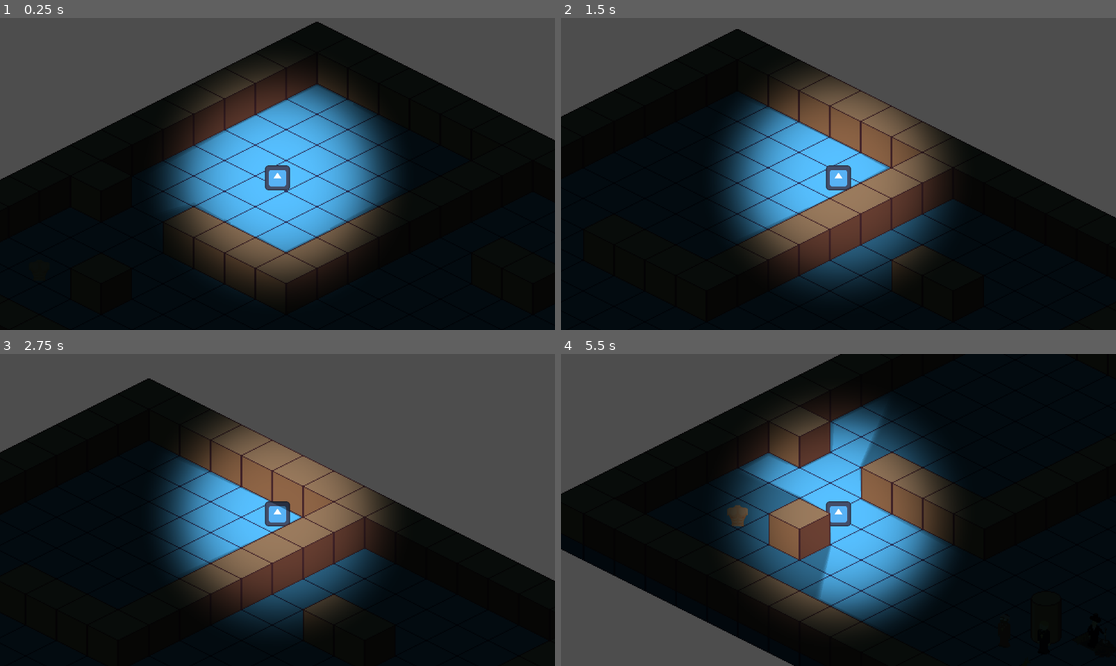
Above: before the commit, frames 1-4 (two rows, left to right).
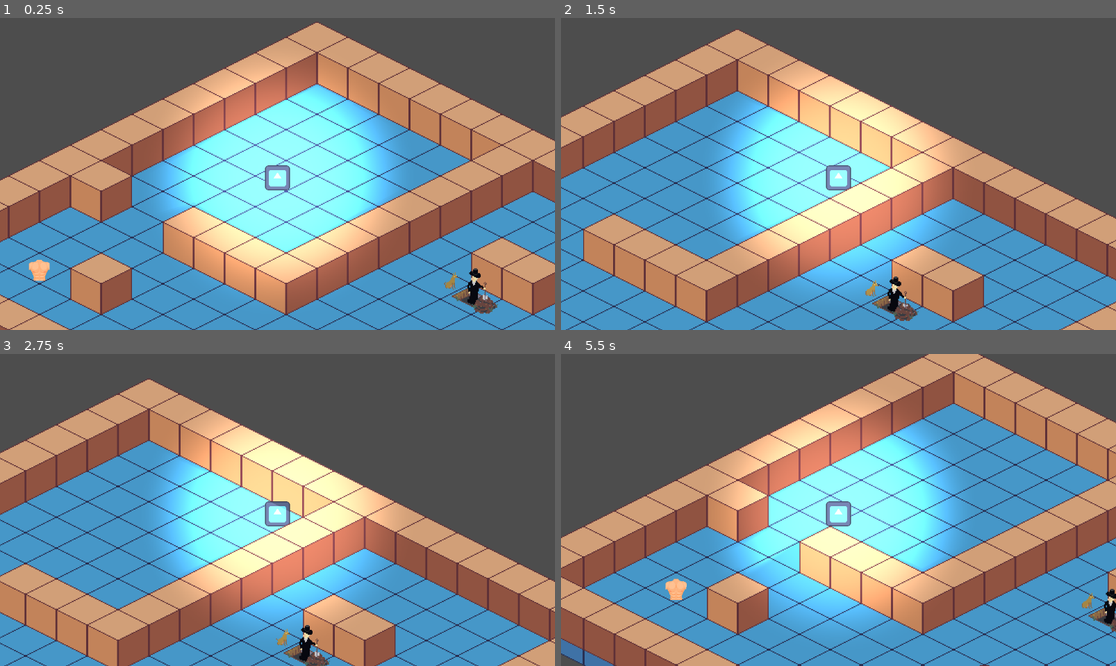
Above: after the commit, the same moments.

Repository: ekaktusz/screamjam2024
Game: Godot game, scene res://Scenes/main.tscn
Two runs of this game, one before a commit and one after it. Both use one fixed random seed, a clock stepped at 60 frames per second and the inputs below. The engine's default icon, where the game draws it, is replaced by a stand-in: a white triangle on a blue panel in a dark square.
Inputs:
- Up to frame 1 (0.25 s): no input
- Up to frame 2 (1.5 s): tap Enter at 0.5 s; hold Right (ui_right) 0.53-1.28 s; hold E (interact) 0.53-1.28 s; hold Down (ui_down) from 1.28 s (still down); tap E (interact) at 1.35 s
- Up to frame 3 (2.75 s): tap Space at 2 s; release Down (ui_down) at 2.03 s; hold Right (ui_right) from 2.03 s (still down); hold E (interact) from 2.03 s (still down)
- Up to frame 4 (5.5 s): tap Enter at 2.75 s; release Right (ui_right) at 2.78 s; release E (interact) at 2.78 s; hold Up (ui_up) 2.78-3.53 s; tap E (interact) at 2.85, 4.35 s; hold E (interact) 3.53-4.28 s; hold Left (ui_left) 3.53-5.03 s; hold Down (ui_down) from 5.03 s (still down); hold E (interact) from 5.03 s (still down)

The runs differ from the first frame. In frame 1, 76% of the frame differs, in the area x 0-100%, y 1-100%; in frame 2, 71%; in frame 3, 65%; in frame 4, 88%, in the area x 0-100%, y 0-100%.

Commit message:
Animation made custom for non-talking NPC as well. Minister boy added.

Diff:
--- a/Scenes/NPC/non_talking_npc.tscn
+++ b/Scenes/NPC/non_talking_npc.tscn
@@ -1,48 +1,10 @@
-[gd_scene load_steps=6 format=3 uid="uid://bxiwono6ohhtn"]
+[gd_scene load_steps=3 format=3 uid="uid://bxiwono6ohhtn"]
 
 [ext_resource type="Texture2D" uid="uid://qwhpiuhl600w" path="res://Scenes/NPC/kutya_sheet.png" id="1_1ad4a"]
 
 [sub_resource type="CapsuleShape2D" id="CapsuleShape2D_66wi0"]
 radius = 6.0
 height = 34.0
-
-[sub_resource type="Animation" id="Animation_0n7u0"]
-resource_name = "Idle"
-length = 2.0
-loop_mode = 1
-tracks/0/type = "value"
-tracks/0/imported = false
-tracks/0/enabled = true
-tracks/0/path = NodePath("Sprite2D:frame")
-tracks/0/interp = 1
-tracks/0/loop_wrap = true
-tracks/0/keys = {
-"times": PackedFloat32Array(0, 2),
-"transitions": PackedFloat32Array(1, 1),
-"update": 0,
-"values": [0, 27]
-}
-
-[sub_resource type="Animation" id="Animation_3n281"]
-length = 0.001
-tracks/0/type = "value"
-tracks/0/imported = false
-tracks/0/enabled = true
-tracks/0/path = NodePath("Sprite2D:frame")
-tracks/0/interp = 1
-tracks/0/loop_wrap = true
-tracks/0/keys = {
-"times": PackedFloat32Array(0),
-"transitions": PackedFloat32Array(1),
-"update": 1,
-"values": [0]
-}
-
-[sub_resource type="AnimationLibrary" id="AnimationLibrary_vsnib"]
-_data = {
-"Idle": SubResource("Animation_0n7u0"),
-"RESET": SubResource("Animation_3n281")
-}
 
 [node name="NonTalkingNPC" type="CharacterBody2D"]
 z_index = 1
@@ -56,9 +18,3 @@
 [node name="CollisionShape2D" type="CollisionShape2D" parent="."]
 position = Vector2(-1, 0)
 shape = SubResource("CapsuleShape2D_66wi0")
-
-[node name="DogAnimation" type="AnimationPlayer" parent="."]
-libraries = {
-"": SubResource("AnimationLibrary_vsnib")
-}
-autoplay = "Idle"
--- a/Scenes/main.tscn
+++ b/Scenes/main.tscn
@@ -7,8 +7,9 @@
 [ext_resource type="Texture2D" uid="uid://vi51v4nwwaqj" path="res://Scenes/NPC/siraso_sheet.png" id="3_1gldv"]
 [ext_resource type="PackedScene" uid="uid://byqsaebfr2wqt" path="res://Scenes/Tilemap/tile_map_layer_first_floor.tscn" id="3_e2lyt"]
 [ext_resource type="Texture2D" uid="uid://1lb00m3bx60k" path="res://Scenes/NPC/pap_2_sheet.png" id="4_x0t26"]
-[ext_resource type="PackedScene" uid="uid://bxiwono6ohhtn" path="res://non_talking_npc.tscn" id="5_6x7wa"]
+[ext_resource type="PackedScene" uid="uid://bxiwono6ohhtn" path="res://Scenes/NPC/non_talking_npc.tscn" id="5_6x7wa"]
 [ext_resource type="PackedScene" uid="uid://bb2ai4g5a33a2" path="res://Scenes/Item/item.tscn" id="5_57x4r"]
+[ext_resource type="Texture2D" uid="uid://bestvgivwwuih" path="res://Scenes/NPC/ministrans_fiu_sheet.png" id="6_qvkuu"]
 
 [sub_resource type="Animation" id="Animation_cfnj3"]
 resource_name = "Idle"
@@ -48,6 +49,44 @@
 "RESET": SubResource("Animation_0gtvd")
 }
 
+[sub_resource type="Animation" id="Animation_agcvd"]
+resource_name = "Idle"
+length = 2.0
+loop_mode = 1
+tracks/0/type = "value"
+tracks/0/imported = false
+tracks/0/enabled = true
+tracks/0/path = NodePath("Sprite2D:frame")
+tracks/0/interp = 1
+tracks/0/loop_wrap = true
+tracks/0/keys = {
+"times": PackedFloat32Array(0, 2),
+"transitions": PackedFloat32Array(1, 1),
+"update": 0,
+"values": [0, 27]
+}
+
+[sub_resource type="Animation" id="Animation_gq4wv"]
+length = 0.001
+tracks/0/type = "value"
+tracks/0/imported = false
+tracks/0/enabled = true
+tracks/0/path = NodePath("Sprite2D:frame")
+tracks/0/interp = 1
+tracks/0/loop_wrap = true
+tracks/0/keys = {
+"times": PackedFloat32Array(0),
+"transitions": PackedFloat32Array(1),
+"update": 1,
+"values": [0]
+}
+
+[sub_resource type="AnimationLibrary" id="AnimationLibrary_oafdt"]
+_data = {
+"Idle": SubResource("Animation_agcvd"),
+"RESET": SubResource("Animation_gq4wv")
+}
+
 [sub_resource type="Animation" id="Animation_rnp6j"]
 resource_name = "Idle"
 length = 2.0
@@ -124,14 +163,53 @@
 "RESET": SubResource("Animation_wdlu4")
 }
 
+[sub_resource type="Animation" id="Animation_x6vop"]
+resource_name = "Idle"
+length = 2.0
+loop_mode = 1
+tracks/0/type = "value"
+tracks/0/imported = false
+tracks/0/enabled = true
+tracks/0/path = NodePath("Sprite2D:frame")
+tracks/0/interp = 1
+tracks/0/loop_wrap = true
+tracks/0/keys = {
+"times": PackedFloat32Array(0, 2),
+"transitions": PackedFloat32Array(1, 1),
+"update": 0,
+"values": [0, 31]
+}
+
+[sub_resource type="Animation" id="Animation_8pf8k"]
+length = 0.001
+tracks/0/type = "value"
+tracks/0/imported = false
+tracks/0/enabled = true
+tracks/0/path = NodePath("Sprite2D:frame")
+tracks/0/interp = 1
+tracks/0/loop_wrap = true
+tracks/0/keys = {
+"times": PackedFloat32Array(0),
+"transitions": PackedFloat32Array(1),
+"update": 1,
+"values": [0]
+}
+
+[sub_resource type="AnimationLibrary" id="AnimationLibrary_5ak7c"]
+_data = {
+"Idle": SubResource("Animation_x6vop"),
+"RESET": SubResource("Animation_8pf8k")
+}
+
 [node name="Main" type="Node2D"]
 y_sort_enabled = true
 
 [node name="CanvasModulate" parent="." instance=ExtResource("1_cwatj")]
+visible = false
 color = Color(0.0403748, 0.075197, 0.0820313, 1)
 
 [node name="GraveDigger" parent="." instance=ExtResource("2_ob26p")]
-position = Vector2(239, 245)
+position = Vector2(320, 143)
 
 [node name="Sprite2D" parent="GraveDigger" index="0"]
 texture = ExtResource("3_1gldv")
@@ -144,9 +222,16 @@
 autoplay = "Idle"
 
 [node name="Dog" parent="." instance=ExtResource("5_6x7wa")]
+position = Vector2(294, 132)
+
+[node name="DogAnimation" type="AnimationPlayer" parent="Dog"]
+libraries = {
+"": SubResource("AnimationLibrary_oafdt")
+}
+autoplay = "Idle"
 
 [node name="Priest1" parent="." instance=ExtResource("2_ob26p")]
-position = Vector2(186, 247)
+position = Vector2(187, 255)
 
 [node name="Priest1Animation" type="AnimationPlayer" parent="Priest1"]
 libraries = {
@@ -155,7 +240,7 @@
 autoplay = "Idle"
 
 [node name="Priest2" parent="." instance=ExtResource("2_ob26p")]
-position = Vector2(144, 239)
+position = Vector2(168, 248)
 
 [node name="Sprite2D" parent="Priest2" index="0"]
 texture = ExtResource("4_x0t26")
@@ -164,6 +249,19 @@
 [node name="Priest2Animation" type="AnimationPlayer" parent="Priest2"]
 libraries = {
 "": SubResource("AnimationLibrary_xknwj")
+}
+autoplay = "Idle"
+
+[node name="MinisterBoy" parent="." instance=ExtResource("5_6x7wa")]
+position = Vector2(201, 263)
+
+[node name="Sprite2D" parent="MinisterBoy" index="0"]
+texture = ExtResource("6_qvkuu")
+hframes = 32
+
+[node name="MinisterBoyAnimation" type="AnimationPlayer" parent="MinisterBoy"]
+libraries = {
+"": SubResource("AnimationLibrary_5ak7c")
 }
 autoplay = "Idle"
 
@@ -188,5 +286,7 @@
 position = Vector2(-131, 120)
 
 [editable path="GraveDigger"]
+[editable path="Dog"]
 [editable path="Priest1"]
 [editable path="Priest2"]
+[editable path="MinisterBoy"]
Not shown: 1 places in Scenes/main.tscn that only renumber resources
